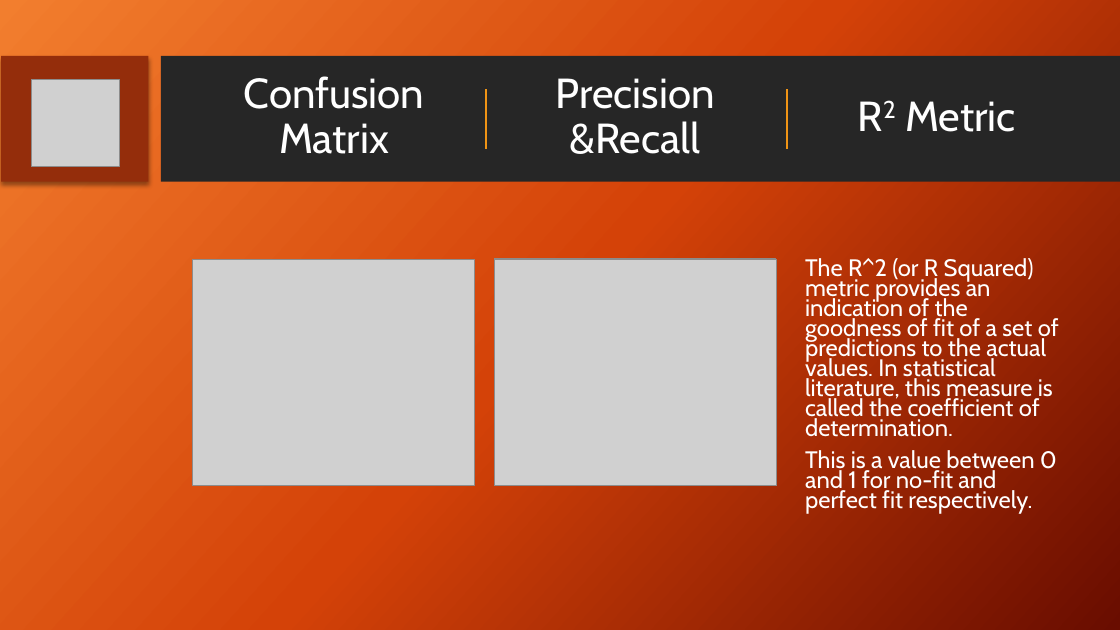
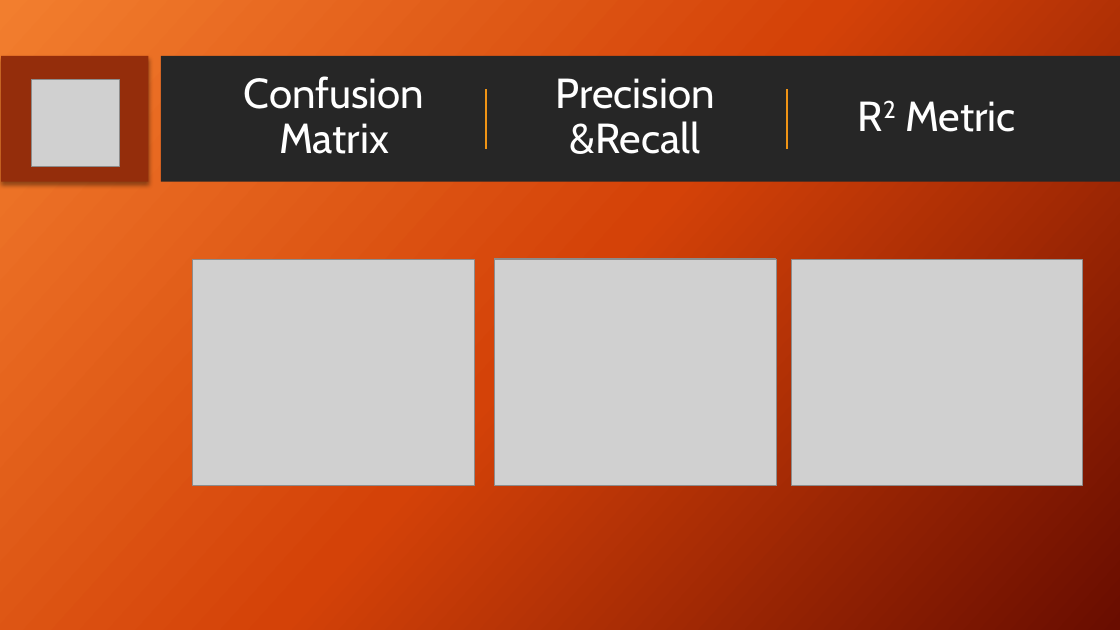
Before and after one commit to ItProject1920/data-science-project, a slide deck: slide 16 of Project Review FINAL.pptx (slide 15 before the commit). Drawn at 1120x630 pixels with LibreOffice and Linux fonts; fonts in the diff are those of the drawing; grey boxes stand for pictures; background and template pictures are left out. Boxes give left, top, right and bottom in pixels: in the first picture for what was removed or moved away, otherwise in the second. Text is boxed around its words. In the diff, an @@ line names an element or a change of style, - is before the commit and + after.

```diff
--- a/Project Review FINAL.pptx
+++ b/Project Review FINAL.pptx
@@ picture added at [791,260,1082,486] @@
@@ text removed at [805,258,1059,514] @@
-The R^2 (or R Squared) metric provides an indication of the goodness of fit of a set of predictions to the actual values. In statistical literature, this measure is called the coefficient of determination.
-This is a value between 0 and 1 for no-fit and perfect fit respectively.
```
Also in this commit, not shown: 10 other slides changed, 2 slides added, 1 slide removed.
